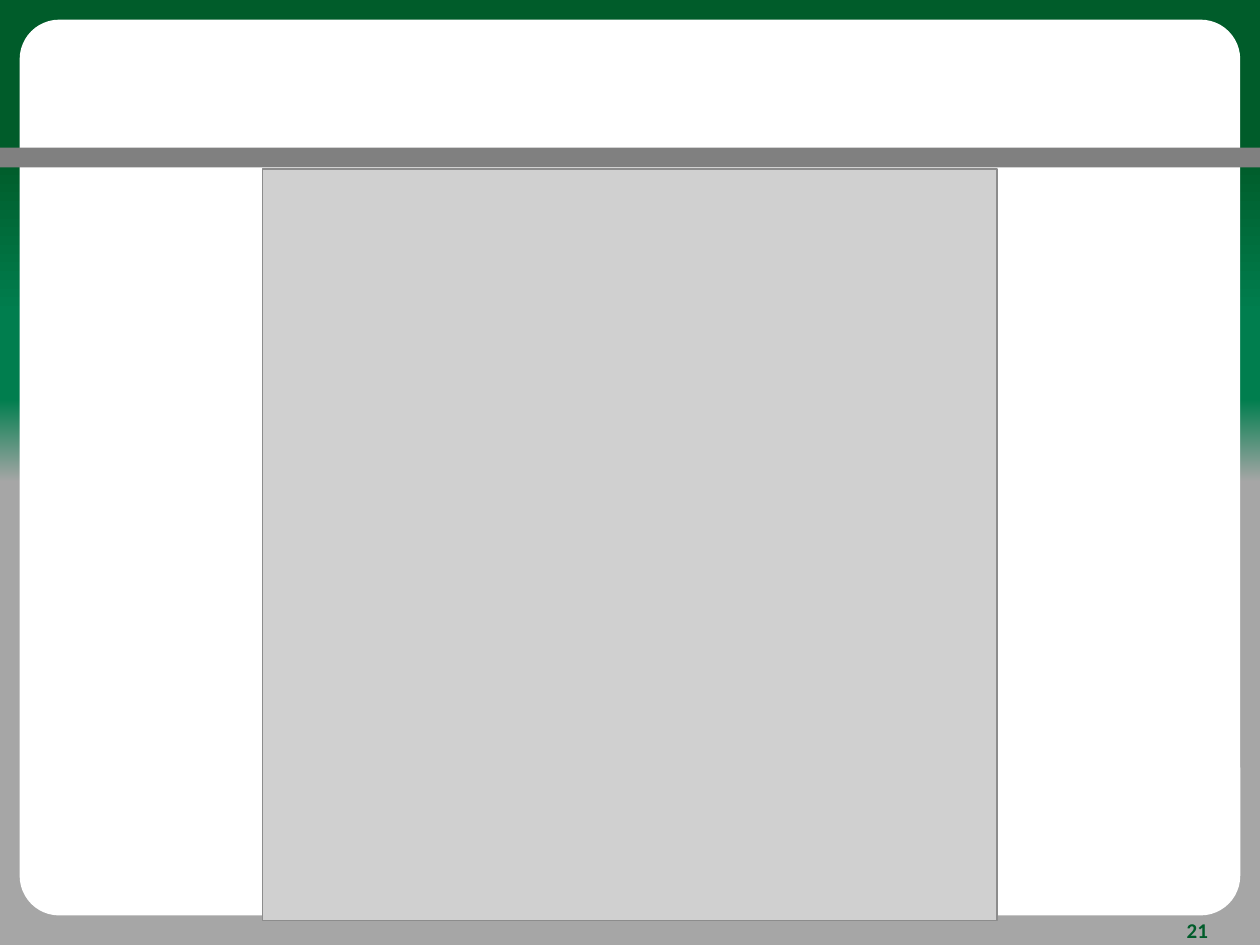
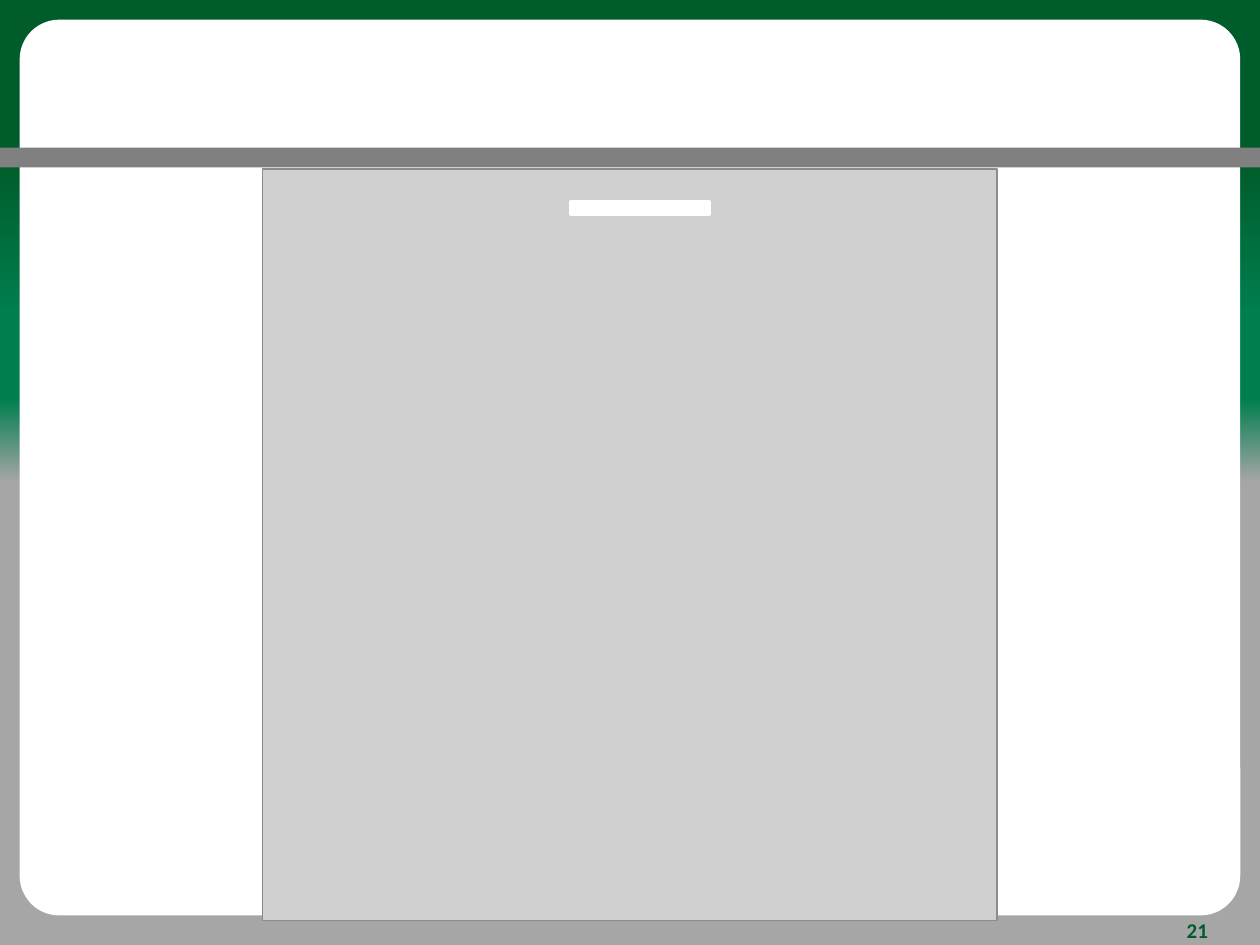
Before and after one commit to JDavidHR/Integrador, a slide deck: slide 21 of Documentos/Proyecto/Power_Point_Requerimientos.pptx. Drawn at 1260x945 pixels with LibreOffice and Linux fonts; fonts in the diff are those of the drawing; grey boxes stand for pictures; background and template pictures are left out. Boxes give left, top, right and bottom in pixels: in the first picture for what was removed or moved away, otherwise in the second. Text is boxed around its words. In the diff, an @@ line names an element or a change of style, - is before the commit and + after.

```diff
--- a/Documentos/Proyecto/Power_Point_Requerimientos.pptx
+++ b/Documentos/Proyecto/Power_Point_Requerimientos.pptx
@@ rectangle added at (x1=571, y1=202, x2=709, y2=214), fill #FFFFFF, outline #FFFFFF 2 pt @@
```
Also in this commit, not shown: 6 other slides changed.
